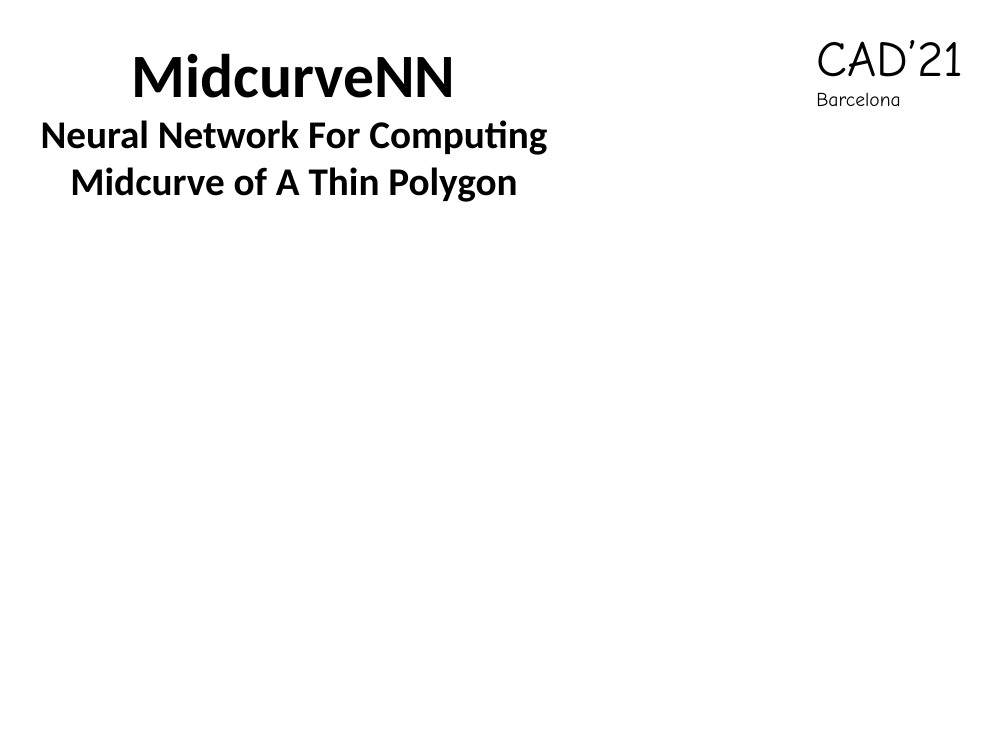
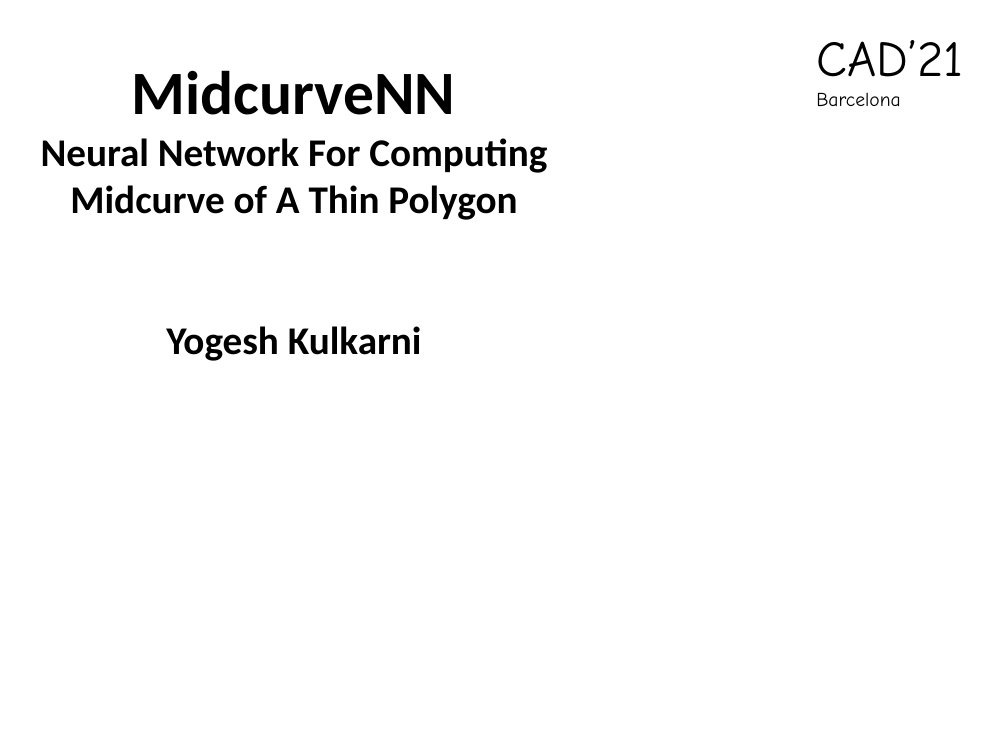
Before and after one commit to yogeshhk/MidcurveNN, a slide deck: slide 1 of TalksPublications/MidcurveNN_CADConf2021/CAD21_MidcurveNN_Presentation.ppt. Drawn at 1008x756 pixels with LibreOffice and Linux fonts; fonts in the diff are those of the drawing. Boxes give left, top, right and bottom in pixels: in the first picture for what was removed or moved away, otherwise in the second. Text is boxed around its words. In the diff, an @@ line names an element or a change of style, - is before the commit and + after.

Commit message:
Added pic to CAD2021 presentation

```diff
--- a/TalksPublications/MidcurveNN_CADConf2021/CAD21_MidcurveNN_Presentation.ppt
+++ b/TalksPublications/MidcurveNN_CADConf2021/CAD21_MidcurveNN_Presentation.ppt
@@ title at (41,70,547,361): text changed @@
-MidcurveNN
-Neural Network For Computing Midcurve of A Thin Polygon
+MidcurveNN
+Neural Network For Computing Midcurve of A Thin Polygon
+Yogesh Kulkarni
```
Also in this commit, not shown: 1 other file.
